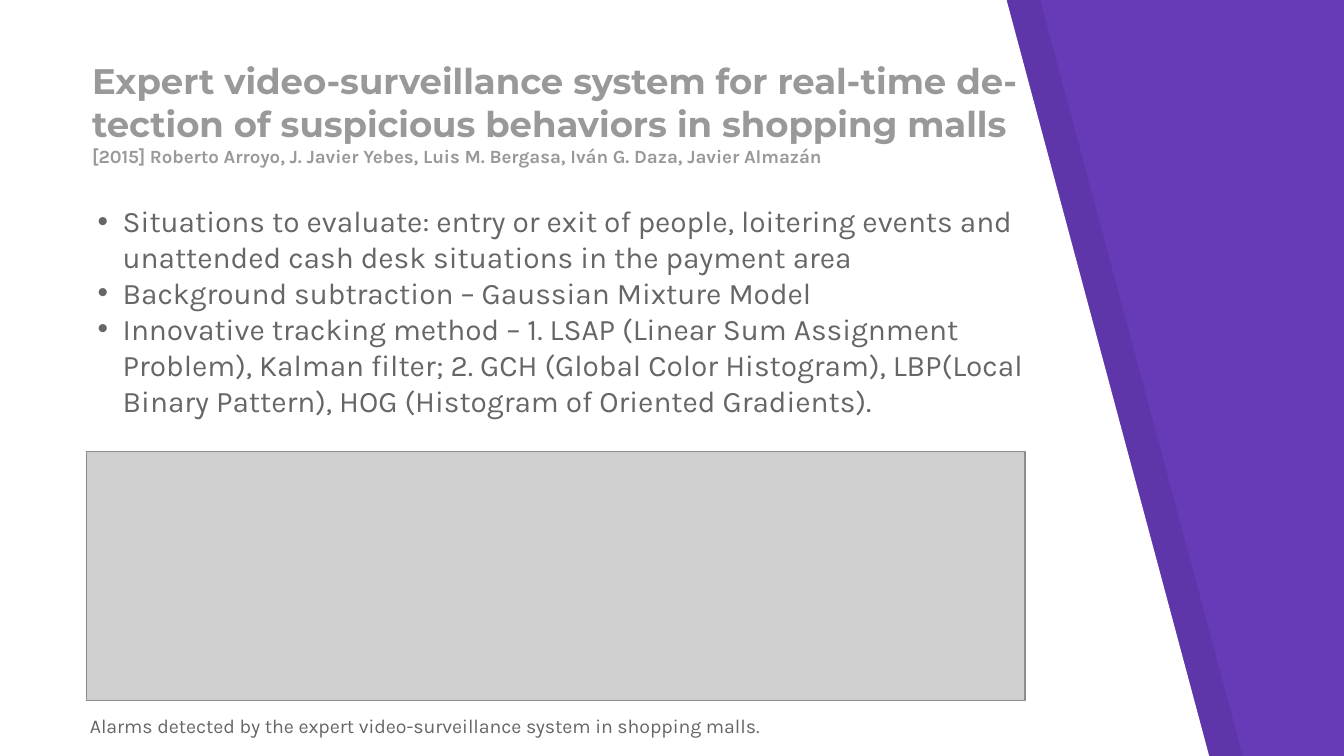
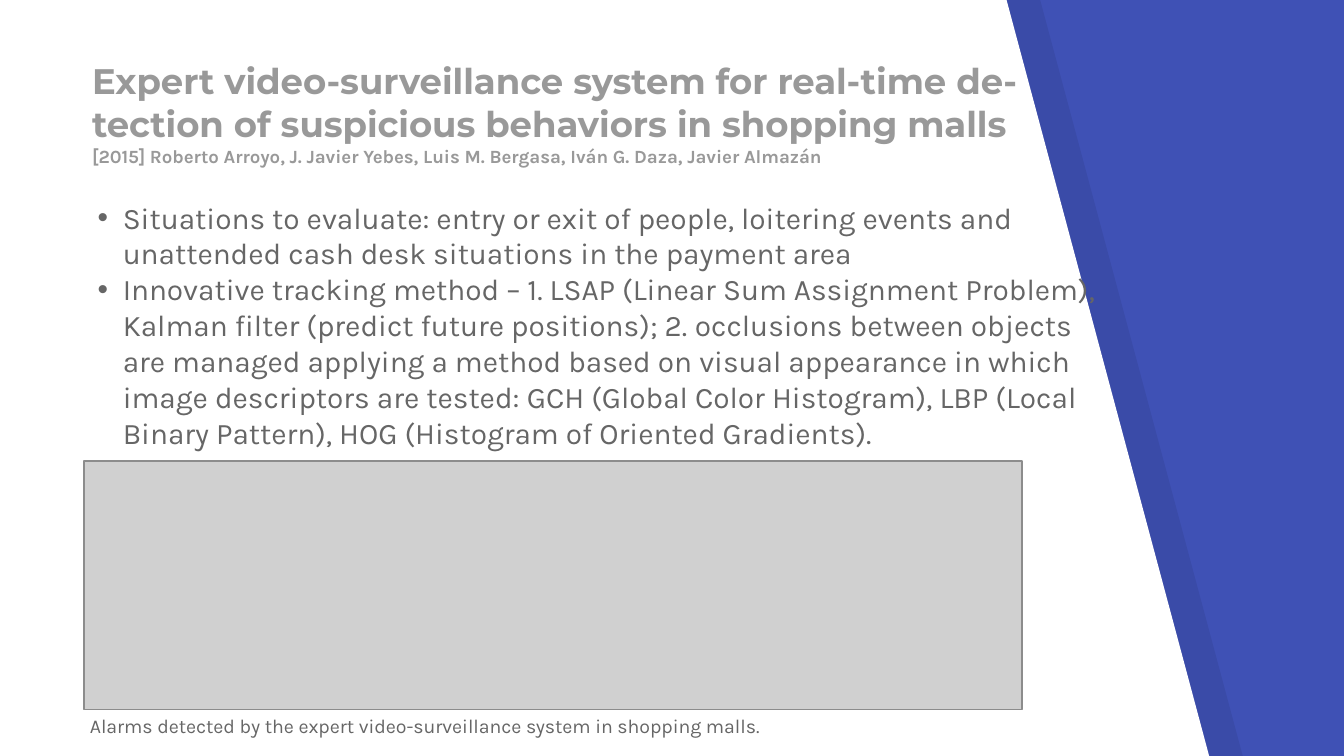
Before and after one commit to Faallen/VGIS8, a slide deck: slide 7 of Report/Computer Vision seminar presentation.pptx. Drawn at 1344x756 pixels with LibreOffice and Linux fonts; fonts in the diff are those of the drawing; grey boxes stand for pictures. Boxes give left, top, right and bottom in pixels: in the first picture for what was removed or moved away, otherwise in the second. Text is boxed around its words. In the diff, an @@ line names an element or a change of style, - is before the commit and + after.

```diff
--- a/Report/Computer Vision seminar presentation.pptx
+++ b/Report/Computer Vision seminar presentation.pptx
@@ background #673AB7 to #3F51B5 @@
@@ text at box(123, 273, 1094, 451): text changed @@
-• Background subtraction – Gaussian Mixture Model
-• Innovative tracking method – 1. LSAP (Linear Sum Assignment Problem), Kalman filter; 2. GCH (Global Color Histogram), LBP(Local Binary Pattern), HOG (Histogram of Oriented Gradients).
+• Innovative tracking method – 1. LSAP (Linear Sum Assignment Problem), Kalman filter (predict future positions); 2. occlusions between objects are managed applying a method based on visual appearance in which image descriptors are tested: GCH (Global Color Histogram), LBP (Local Binary Pattern), HOG (Histogram of Oriented Gradients).
@@ picture: place and size @@
-picture at box(87, 452, 1025, 700)
+picture at box(85, 461, 1023, 710)
```
Also in this commit, not shown: 5 other slides changed, 1 slide added.
